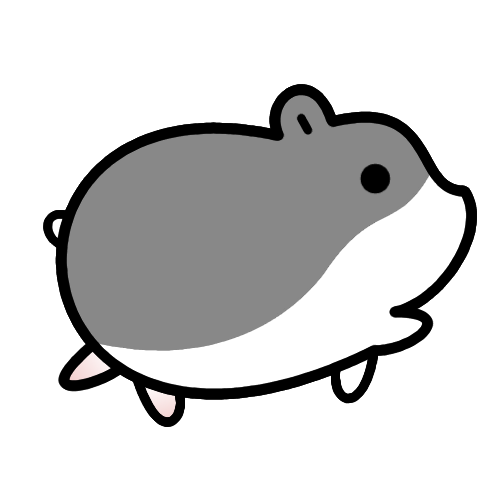
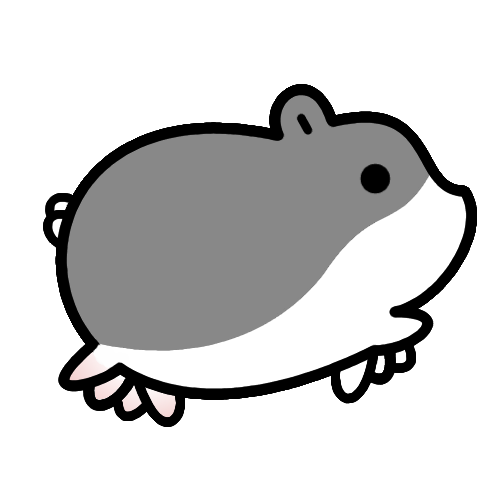
Comparing the layer stacks of the two 500px x 500px images. Changes:
removed layer "Layer" over (43, 84, 477, 400)
removed layer "Layer #3" over (43, 84, 477, 427)
added layer "1" above "2" over (43, 84, 477, 427)
added layer "2" above "3" over (45, 84, 477, 421)
added layer "3" above "4" over (43, 84, 477, 427)
added layer "4" over (45, 84, 477, 421)
